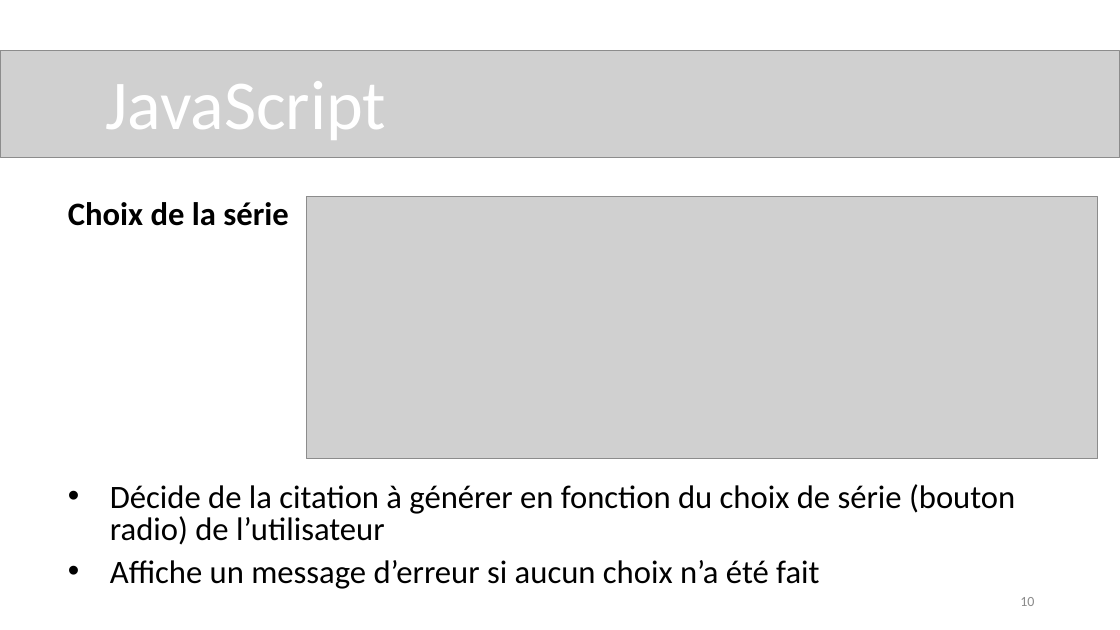
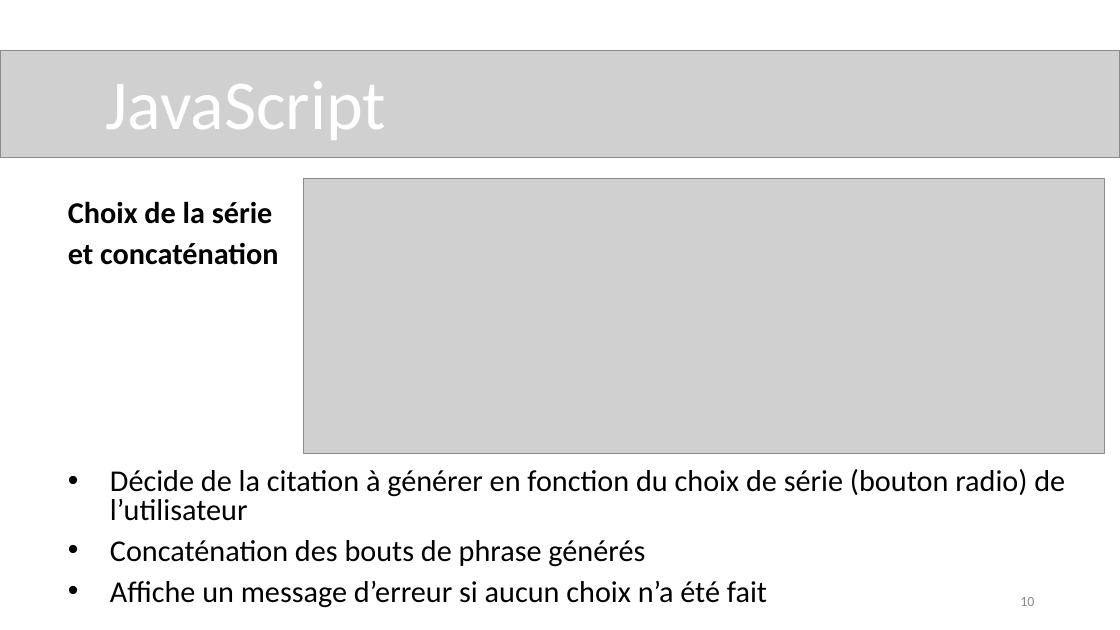
Before and after one commit to nmdoir/p5_citations, a slide deck: slide 10 of Présentation Générateur de citations.pptx. Drawn at 1120x630 pixels with LibreOffice and Linux fonts; fonts in the diff are those of the drawing; grey boxes stand for pictures. Boxes give left, top, right and bottom in pixels: in the first picture for what was removed or moved away, otherwise in the second. Text is boxed around its words. In the diff, an @@ line names an element or a change of style, - is before the commit and + after.

```diff
--- a/Présentation Générateur de citations.pptx
+++ b/Présentation Générateur de citations.pptx
@@ picture: place and size @@
-picture at box(307, 197, 1098, 460)
+picture at box(303, 179, 1105, 454)
@@ subtitle at box(68, 201, 1065, 608): size 28 to 25.9 pt in "Choix de la série", "Décide de la citation à générer en ...", "Affiche un message d’erreur si aucun choix ..." @@
@@ subtitle at box(68, 242, 278, 265): paragraph added @@
+et concaténation
@@ subtitle at box(110, 540, 645, 567): paragraph added @@
+• Concaténation des bouts de phrase générés
```
Also in this commit, not shown: 2 other slides changed, 3 other files.
